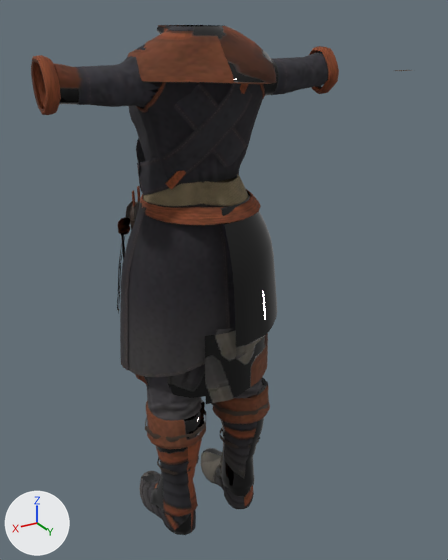
Two versions of the glTF model public/models/armory/armor-ash-1.glb, one commit apart.
The view is the same before and after, from a 50 mm lens placed at (0.811, 1.523, 1.567), pointed at (-0.111, -0.013, 0.799). The axes (+X, +Y, +Z) are drawn at lower left. The lights are the same throughout. The older version comes first. Vertices at exactly the same position are counted once.

Before the edit, the objects in view are built like this:
```python
me_outfit_ash_1 = bpy.data.meshes.new('Outfit_Ash_1')
me_outfit_ash_1.from_pydata(...)  # 8072 vertices, 13976 faces; spans x -0.78..0.42, y -0.17..0.26, z -0.01..1.54
me_outfit_ash_1.materials.append(mat_mi_ash_1)
ob_outfit_ash_1 = bpy.data.objects.new('Outfit_Ash_1', me_outfit_ash_1)
ob_outfit_ash_1.location = (0.0, 0.0, 0.0)
```
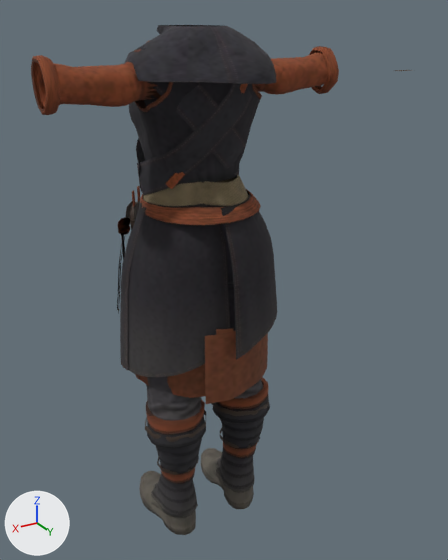
What differs and where, as boxes (x1, y1, x2, y2) in the pictures (448 x 560 px; the box of a moved part takes in the faces that stretch with it):
part 1 of me_outfit_ash_1, moved or reshaped
    before: (120, 43, 283, 194)
    after: (120, 49, 283, 193)
part 2 of me_outfit_ash_1, surface changed
    both: (36, 25, 329, 535)

What changed in the scene script:
```text
Change me_outfit_ash_1:
    used by ob_outfit_ash_1; location = (0.0, 0.0, 0.0)
    remove me_outfit_ash_1.from_pydata(...)  # 8072 vertices, 13976 faces; spans x -0.78..0.42, y -0.17..0.26, z -0.01..1.54
    add me_outfit_ash_1.from_pydata(...)  # 8082 vertices, 13984 faces; spans x -0.78..0.42, y -0.17..0.26, z -0.01..1.54
    me_outfit_ash_1 part 1: 164 vertices moved within x -0.2..0.2, y -0.12..0.13, z 1.14..1.48; 182 vertices removed from x -0.21..0.21, y -0.03..0.13, z 1.14..1.48; 192 vertices added at x -0.21..0.21, y -0.03..0.13, z 1.14..1.49
    me_outfit_ash_1 part 2: 4920 kept faces spanning x -0.41..0.41, y -0.17..0.26, z -0.01..1.54 get new texture (UV) coordinates
```
